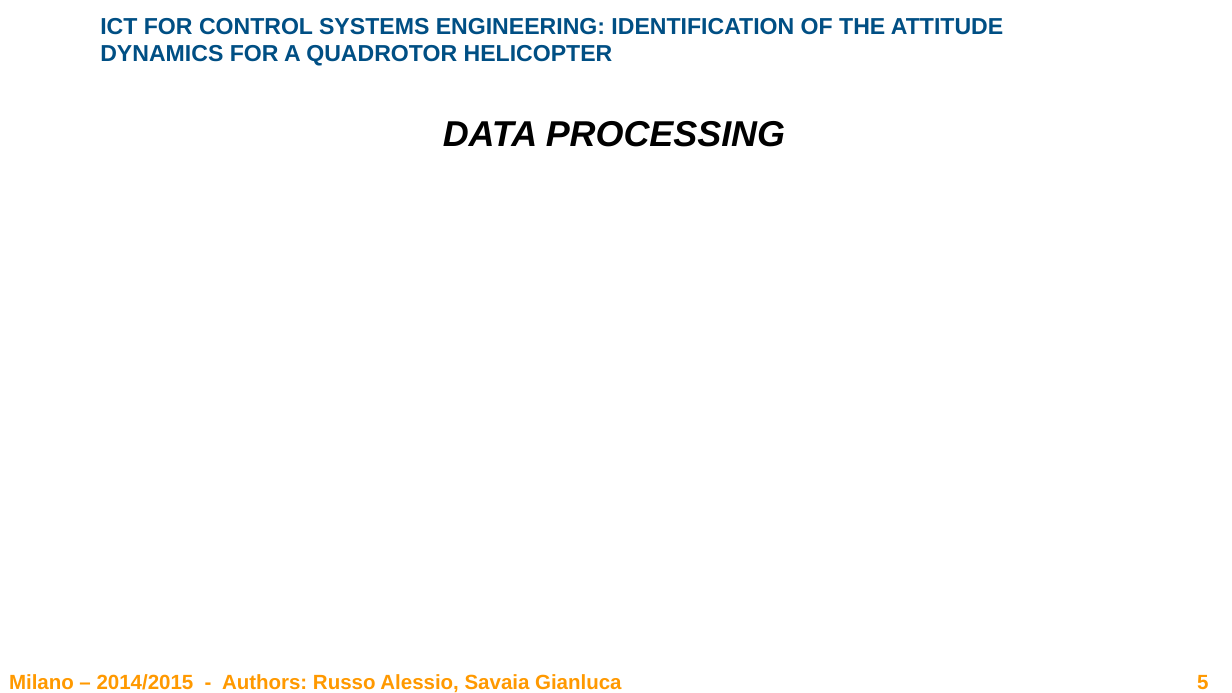
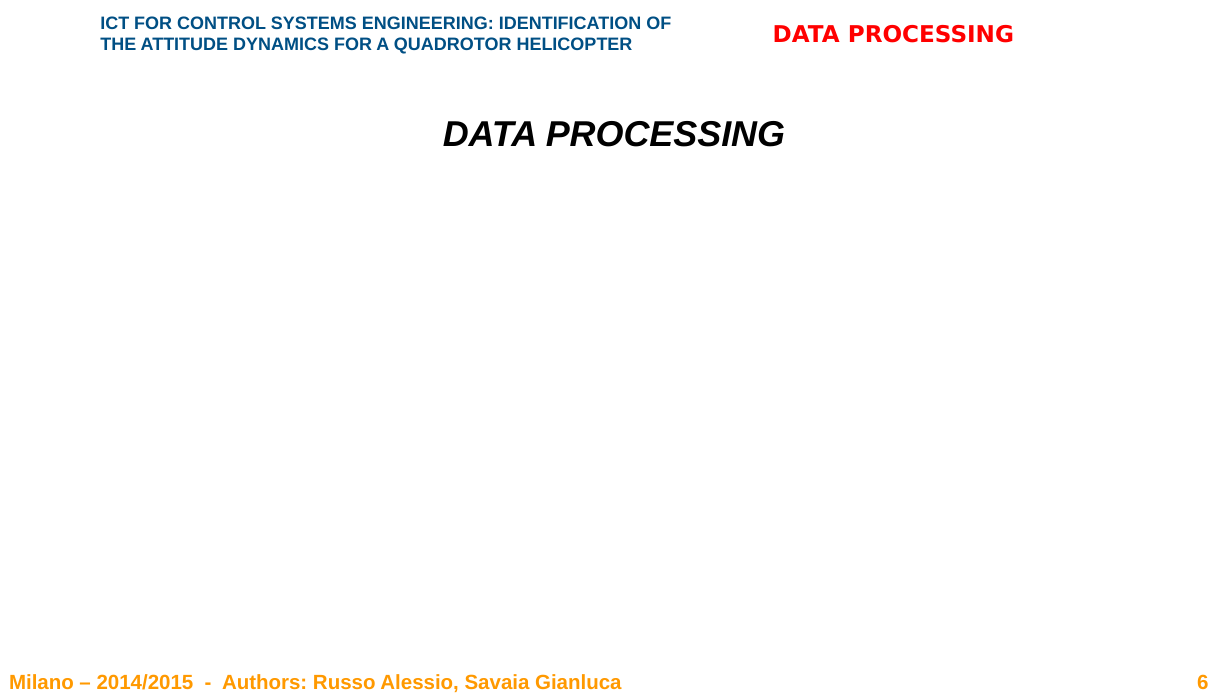
Before and after one commit to rssalessio/BlackBox-Quadrotor-Identification, a slide deck: slide 6 of report/Report.pptx (slide 5 before the commit). Drawn at 1232x693 pixels with LibreOffice and Linux fonts; fonts in the diff are those of the drawing; background and template pictures are left out. Boxes give left, top, right and bottom in pixels: in the first picture for what was removed or moved away, otherwise in the second. Text is boxed around its words. In the diff, an @@ line names an element or a change of style, - is before the commit and + after.

Commit message:
Fix inspectSignal, Ts loaddata, Report & data plot
Now inspectX and inspectXY show the correct power spectrum and FFT.
Fixed the covariance length.

Added sampling time to loaddata

Some additional work on the report

Added file to plot the experiment data (used later in the report)

```diff
--- a/report/Report.pptx
+++ b/report/Report.pptx
@@ text "ICT FOR CONTROL SYSTEMS ENGINEERING: ..." at (100,16,671,54): size 18 to 14 pt @@
@@ text added at (773,25,1014,43), 18 pt, text #FF0000, bold @@
+DATA PROCESSING
@@ page number at (1197,674,1208,689): text changed @@
-5
+6
```
Also in this commit, not shown: 4 other slides changed, 4 slides added, 3 other files.
